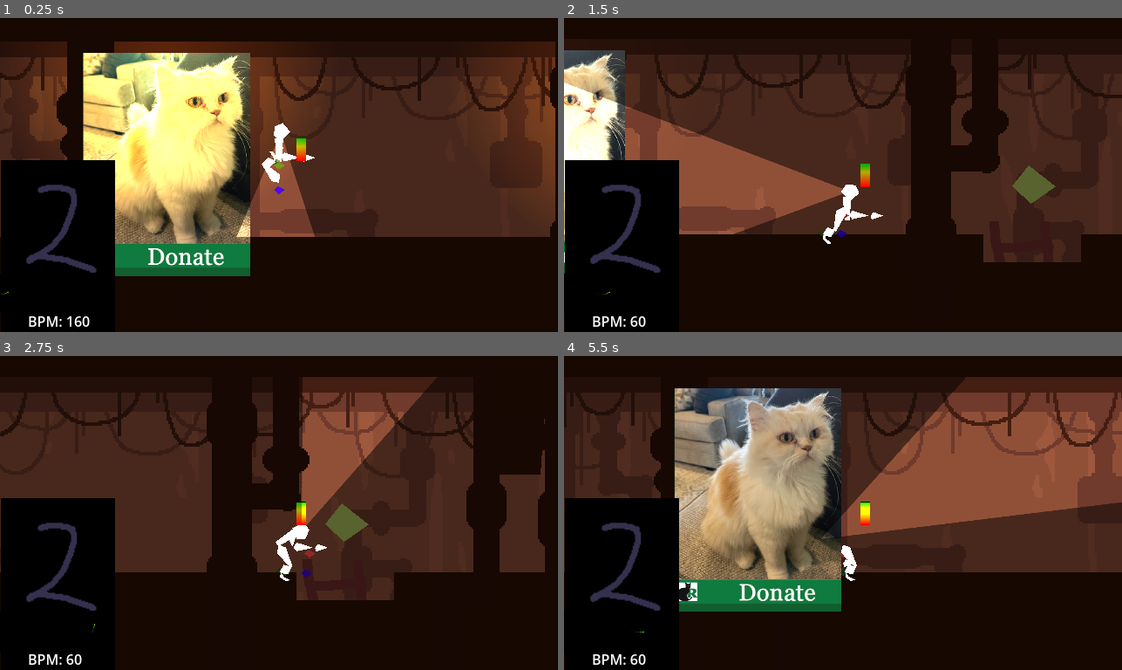
Above: before the commit, frames 1-4 (two rows, left to right).
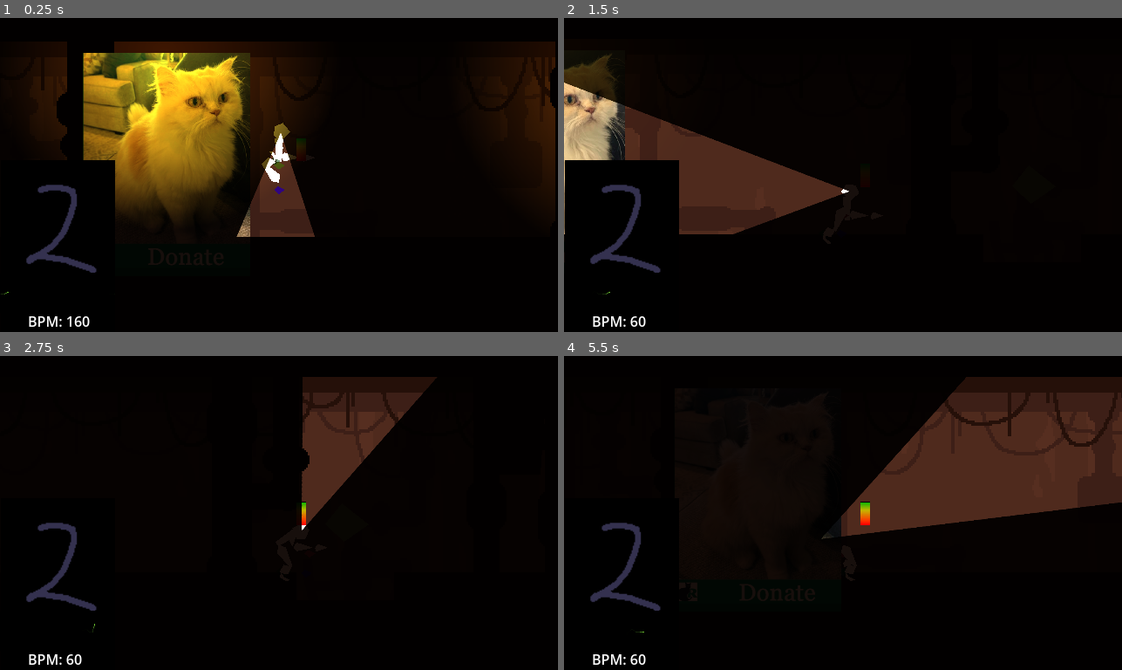
Above: after the commit, the same moments.

Repository: Parker-Vetter/SubwayUnderSea
Game: Godot game, scene res://Scenes/MainScene.tscn
The game is run twice, just before and just after one commit, with the same random seed, the same clock (stepped at 60 frames per second) and the same inputs.
Inputs (mouse positions are in pixels of both pictures, inside the frame that each line leads up to):
- Up to frame 1 (0.25 s): no input
- Up to frame 2 (1.5 s): move the mouse to (731, 162) at 0.52 s; hold D (right) 0.53-1.28 s; tap Space (interact) at 0.6 s; move the mouse to (731, 190) at 1.27 s; hold S (down) from 1.28 s (still down); click (731, 190) at 1.35 s
- Up to frame 3 (2.75 s): move the mouse to (334, 443) at 2.02 s; release S (down) at 2.03 s; hold D (right) from 2.03 s (still down); tap Space (interact) at 2.1 s
- Up to frame 4 (5.5 s): move the mouse to (815, 575) at 2.77 s; release D (right) at 2.78 s; hold W (up) 2.78-3.53 s; click (815, 575) at 2.85 s; move the mouse to (1010, 560) at 3.52 s; hold A (left) 3.53-5.03 s; tap Space (interact) at 3.6, 5.1 s; move the mouse to (675, 465) at 4.27 s; click (675, 465) at 4.35 s; move the mouse to (870, 513) at 5.02 s; hold S (down) from 5.03 s (still down)

The runs differ from the first frame. In frame 1, 57% of the frame differs, in the area x 0-100%, y 7-83%; in frame 2, 52%; in frame 3, 44%; in frame 4, 59%, in the area x 0-100%, y 6-82%.

Commit message:
Added CanvasModulate

Diff:
--- a/subwaysea/Scenes/MainScene.tscn
+++ b/subwaysea/Scenes/MainScene.tscn
@@ -1,39 +1,26 @@
-[gd_scene load_steps=26 format=3 uid="uid://dn0mkea57a3cw"]
+[gd_scene load_steps=29 format=3 uid="uid://dn0mkea57a3cw"]
 
 [ext_resource type="Script" path="res://Scripts/attackHandler.gd" id="1_1xxoe"]
+[ext_resource type="PackedScene" uid="uid://cc0kb5tbuiykm" path="res://Scenes/player.tscn" id="1_eeyxp"]
 [ext_resource type="Script" path="res://Scripts/lights.gd" id="2_f5qwo"]
 [ext_resource type="Texture2D" uid="uid://dcgdftmbhk2d3" path="res://Icons/2d_lights_and_shadows_neutral_point_light.webp" id="3_n5gfx"]
 [ext_resource type="Texture2D" uid="uid://c6gm2uw0xbpr4" path="res://assets/bottom_bubbles.png" id="4_gn2it"]
+[ext_resource type="PackedScene" uid="uid://cqdxwpt8n357u" path="res://level_making/camerasystem.tscn" id="5_5gy3l"]
+[ext_resource type="Texture2D" uid="uid://dtsfba21rwvx" path="res://assets/Backgrounds/background.png" id="5_q5aab"]
 [ext_resource type="Texture2D" uid="uid://c4vjbsqie46d8" path="res://assets/top_bubbles.png" id="5_sjbok"]
-[ext_resource type="PackedScene" uid="uid://cc0kb5tbuiykm" path="res://Scenes/player.tscn" id="6_cbvck"]
+[ext_resource type="Texture2D" uid="uid://cxjp2dd814lug" path="res://assets/Backgrounds/pipes_background.png" id="6_s8pm1"]
+[ext_resource type="Texture2D" uid="uid://0yxhwoclfsd8" path="res://assets/Backgrounds/hanging_cables_background.png" id="7_5i4w0"]
 [ext_resource type="PackedScene" uid="uid://bjcgghhh053jy" path="res://Scenes/oxygenSystem.tscn" id="7_8beuo"]
 [ext_resource type="PackedScene" uid="uid://beb14gfytx36" path="res://Scenes/PlayerOxyTank.tscn" id="8_thvg5"]
+[ext_resource type="Texture2D" uid="uid://c7fh2ch28etqe" path="res://assets/Backgrounds/hanging_cables_foreground.png" id="8_x8q07"]
 [ext_resource type="Script" path="res://Scripts/playerUIFollow.gd" id="9_bsjgf"]
-[ext_resource type="PackedScene" uid="uid://cqdxwpt8n357u" path="res://level_making/camerasystem.tscn" id="10_6ymck"]
+[ext_resource type="Texture2D" uid="uid://b1ld0rjn6hd8u" path="res://assets/Backgrounds/foreground_pipes.png" id="9_frhj4"]
 [ext_resource type="PackedScene" uid="uid://c7wtkgsvif50g" path="res://level_making/ladder.tscn" id="11_y1uls"]
 [ext_resource type="PackedScene" uid="uid://s3pth3bvbbvt" path="res://Scenes/Sanity System.tscn" id="12_e13pe"]
 [ext_resource type="PackedScene" uid="uid://gnxhj7qlcejs" path="res://Scenes/FaceDisplay.tscn" id="13_eu4yb"]
 [ext_resource type="PackedScene" uid="uid://smk00qmpdu36" path="res://Scenes/Supply Grabber/supplyGrabber.tscn" id="14_61kdm"]
 [ext_resource type="Script" path="res://Scripts/ComponentSpawner/componentSpawner.gd" id="15_rset8"]
 [ext_resource type="PackedScene" uid="uid://dvotvnd110mnm" path="res://Scenes/BreakerBox.tscn" id="16_yne7g"]
-[ext_resource type="PackedScene" uid="uid://cc0kb5tbuiykm" path="res://Scenes/player.tscn" id="1_eeyxp"]
-[ext_resource type="Texture2D" uid="uid://c6gm2uw0xbpr4" path="res://assets/bottom_bubbles.png" id="1_qtfo6"]
-[ext_resource type="Texture2D" uid="uid://dcgdftmbhk2d3" path="res://Icons/2d_lights_and_shadows_neutral_point_light.webp" id="1_wmx6u"]
-[ext_resource type="Texture2D" uid="uid://c4vjbsqie46d8" path="res://assets/top_bubbles.png" id="2_jox0j"]
-[ext_resource type="PackedScene" uid="uid://bjcgghhh053jy" path="res://Scenes/oxygenSystem.tscn" id="2_lhl1p"]
-[ext_resource type="PackedScene" uid="uid://beb14gfytx36" path="res://Scenes/PlayerOxyTank.tscn" id="3_xpj87"]
-[ext_resource type="Script" path="res://Scripts/playerUIFollow.gd" id="4_v31gu"]
-[ext_resource type="PackedScene" uid="uid://cqdxwpt8n357u" path="res://level_making/camerasystem.tscn" id="5_5gy3l"]
-[ext_resource type="Texture2D" uid="uid://dtsfba21rwvx" path="res://assets/Backgrounds/background.png" id="5_q5aab"]
-[ext_resource type="PackedScene" uid="uid://c7wtkgsvif50g" path="res://level_making/ladder.tscn" id="6_pxrql"]
-[ext_resource type="Texture2D" uid="uid://cxjp2dd814lug" path="res://assets/Backgrounds/pipes_background.png" id="6_s8pm1"]
-[ext_resource type="PackedScene" uid="uid://s3pth3bvbbvt" path="res://Scenes/Sanity System.tscn" id="7_1hrf3"]
-[ext_resource type="Texture2D" uid="uid://0yxhwoclfsd8" path="res://assets/Backgrounds/hanging_cables_background.png" id="7_5i4w0"]
-[ext_resource type="Texture2D" uid="uid://c7fh2ch28etqe" path="res://assets/Backgrounds/hanging_cables_foreground.png" id="8_x8q07"]
-[ext_resource type="Texture2D" uid="uid://b1ld0rjn6hd8u" path="res://assets/Backgrounds/foreground_pipes.png" id="9_frhj4"]
-[ext_resource type="PackedScene" uid="uid://smk00qmpdu36" path="res://Scenes/Supply Grabber/supplyGrabber.tscn" id="10_bb45b"]
-[ext_resource type="PackedScene" uid="uid://gnxhj7qlcejs" path="res://Scenes/FaceDisplay.tscn" id="11_epfey"]
-[ext_resource type="PackedScene" uid="uid://f34j633okqsc" path="res://Scenes/component.tscn" id="15_mvw0f"]
 
 [sub_resource type="CanvasItemMaterial" id="CanvasItemMaterial_upv4y"]
 light_mode = 2
@@ -385,6 +372,9 @@
 [node name="BreakerBox" parent="." instance=ExtResource("16_yne7g")]
 position = Vector2(1649, 493)
 
+[node name="CanvasModulate" type="CanvasModulate" parent="."]
+color = Color(0.09, 0.05826, 0.0486, 1)
+
 [connection signal="oxygen_multiplier_changed" from="SanitySystem" to="OxygenSystem" method="_on_sanity_system_oxygen_multiplier_changed"]
 [connection signal="child_entered_tree" from="SupplyGrabber/DebrisContainer" to="ComponentSpawner" method="_on_debris_container_child_entered_tree"]
 [connection signal="child_exiting_tree" from="SupplyGrabber/DebrisContainer" to="ComponentSpawner" method="_on_debris_container_child_exiting_tree"]
--- a/subwaysea/Scenes/lightTest.tscn
+++ b/subwaysea/Scenes/lightTest.tscn
@@ -3,7 +3,6 @@
 [ext_resource type="Texture2D" uid="uid://dfrgtqtf8wshv" path="res://Icons/CONE.png" id="1_ylxng"]
 [ext_resource type="Script" path="res://Scripts/follow_mouse.gd" id="2_sfwjp"]
 [ext_resource type="Texture2D" uid="uid://dcgdftmbhk2d3" path="res://Icons/2d_lights_and_shadows_neutral_point_light.webp" id="3_yn5vb"]
-[ext_resource type="Script" path="res://Scripts/lights.gd" id="4_2rjwi"]
 [ext_resource type="Texture2D" uid="uid://g1yjhr8wulci" path="res://Icons/icon.png" id="4_d8p54"]
 
 [sub_resource type="CanvasItemMaterial" id="CanvasItemMaterial_l01m6"]
